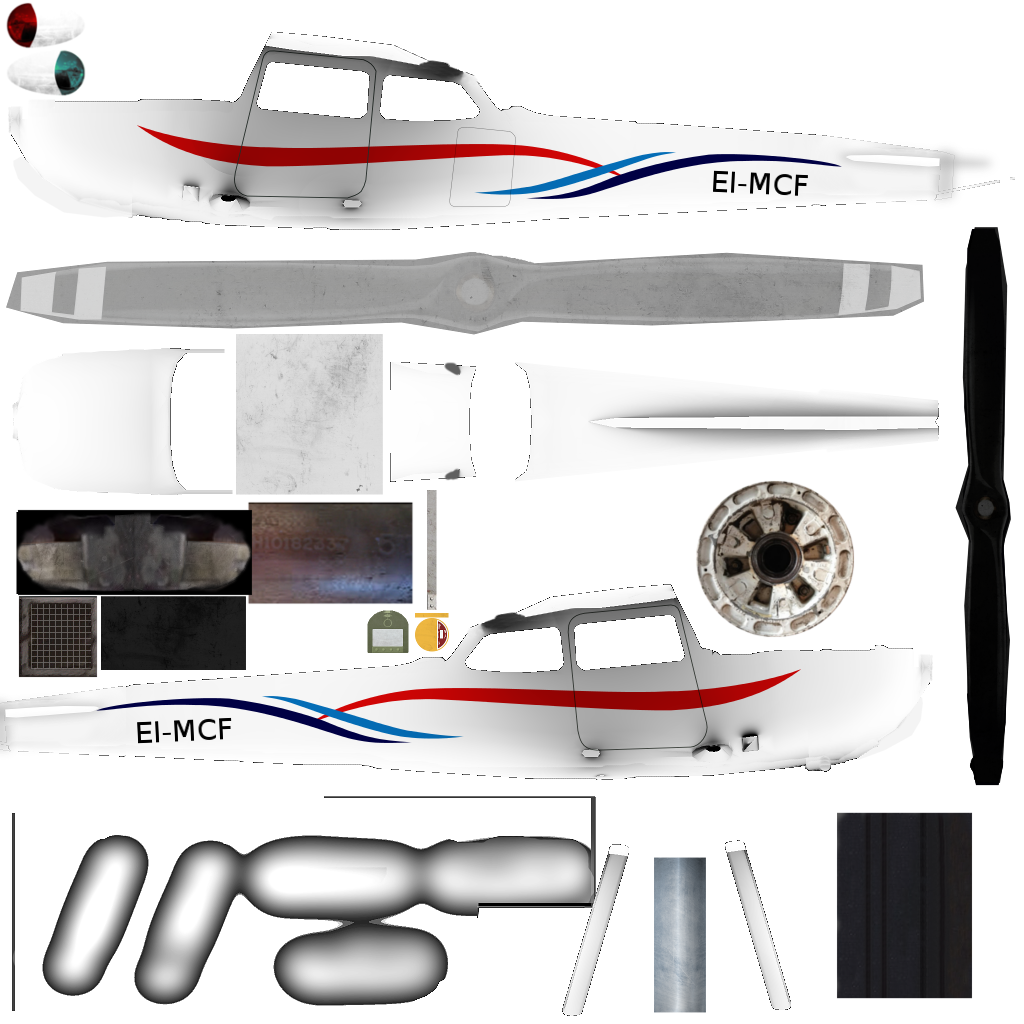
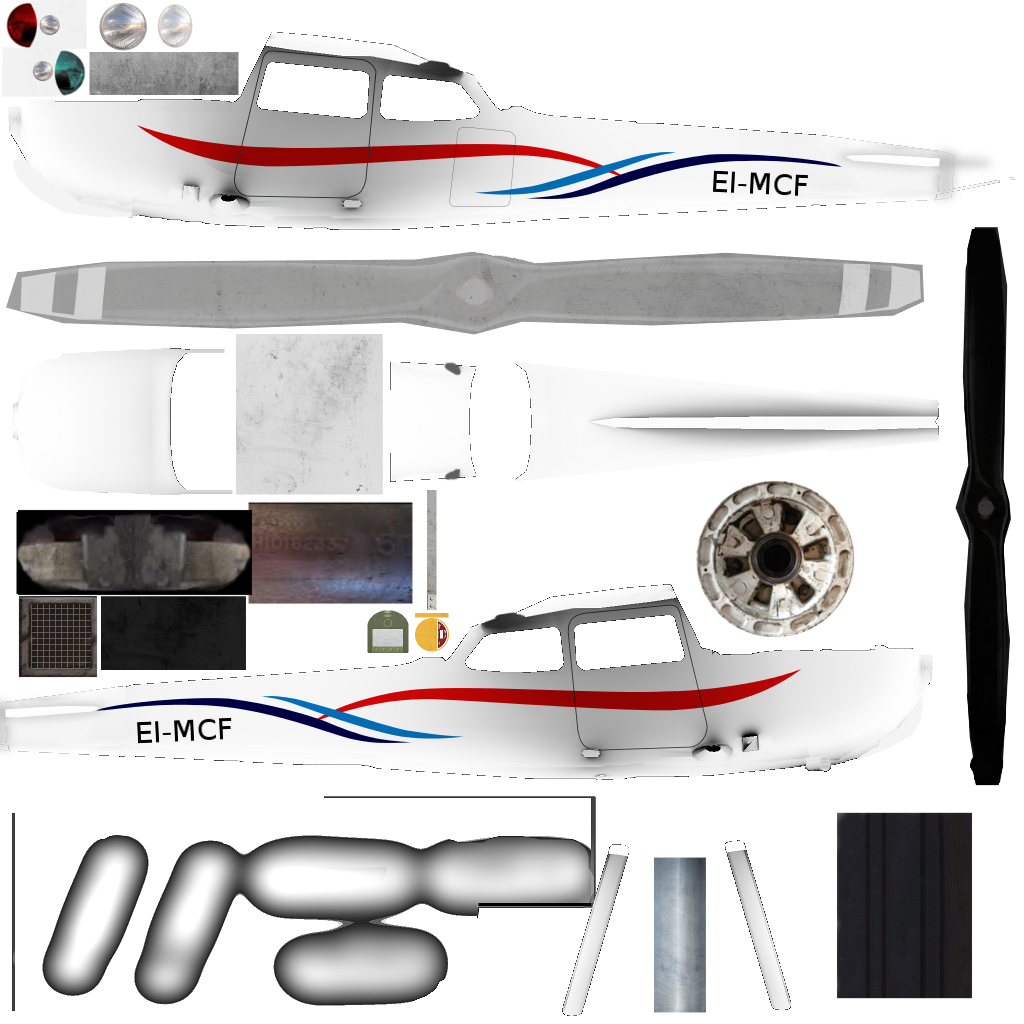
Before/after of a (1024, 1024) layered artwork. What changed in the layer stack:
added layer "Clipboard" above "Clipboard #5" over <box>2,0,239,97</box>
